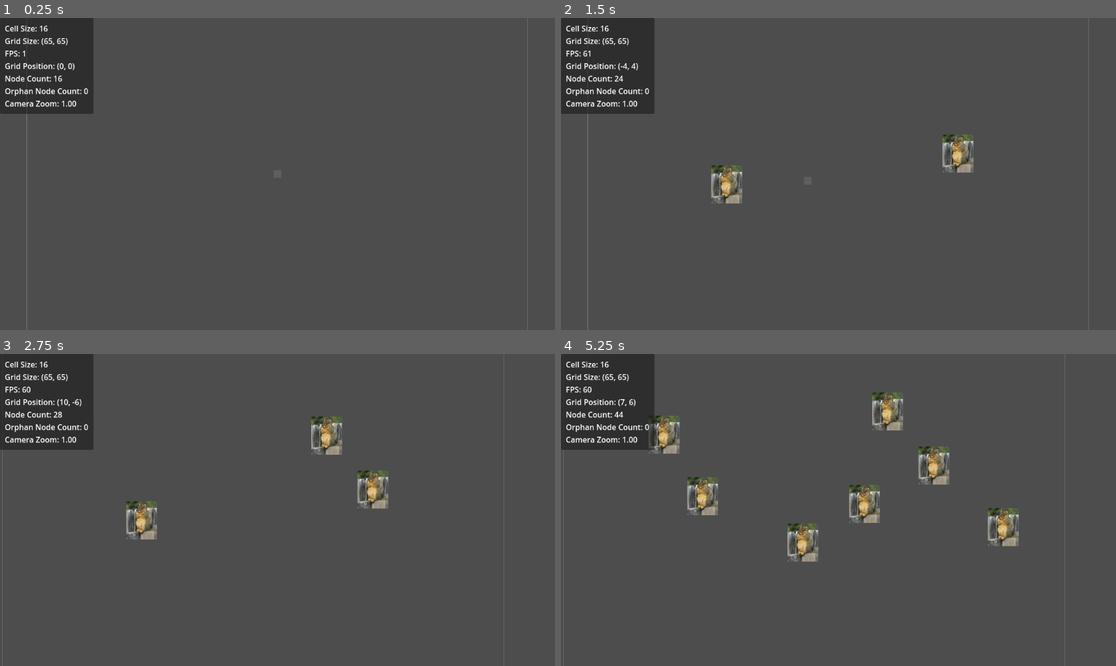
Above: before the commit, frames 1-4 (two rows, left to right).
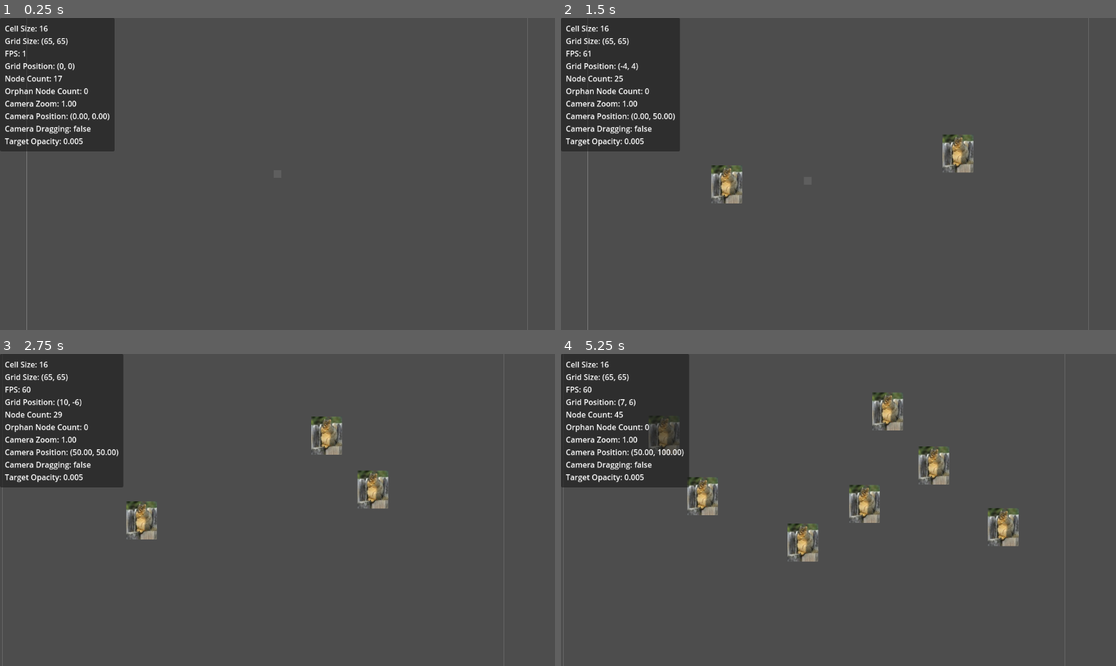
Above: after the commit, the same moments.

Repository: atomazu/vtuber-jam
Game: Godot game, scene res://main.tscn
Two runs of this game, one before a commit and one after it. Both use one fixed random seed, a clock stepped at 60 frames per second and the inputs below.
Inputs (mouse positions are in pixels of both pictures, inside the frame that each line leads up to):
- Up to frame 1 (0.25 s): no input
- Up to frame 2 (1.5 s): tap Enter at 0.5 s; move the mouse to (960, 158) at 0.52 s; tap S (cam_down) at 0.6 s; click (960, 158) at 0.67 s; tap Space at 1.25 s; drag from (727, 189) to (960, 155) at 1.27 s
- Up to frame 3 (2.75 s): tap Enter at 2 s; move the mouse to (333, 441) at 2.02 s; tap D (cam_right) at 2.1 s; click (333, 441) at 2.17 s
- Up to frame 4 (5.25 s): tap Space at 2.75, 4.25 s; drag from (810, 572) to (705, 519) at 2.77 s; tap Enter at 3.5 s; move the mouse to (1005, 556) at 3.52 s; click (1005, 556) at 3.6 s; drag from (672, 463) to (805, 566) at 4.27 s; move the mouse to (866, 510) at 5.02 s; tap S (cam_down) at 5.1 s; click (866, 510) at 5.17 s

The runs differ from the first frame. In frame 1, 3.5% of the frame differs, in the area x 0-21%, y 0-43%; in frame 2, 3.8%; in frame 3, 4.1%; in frame 4, 4.5%, in the area x 0-24%, y 0-43%.

Commit message:
move projectile type to projectile class

Diff:
--- a/building_system/building_data.gd
+++ b/building_system/building_data.gd
@@ -1,7 +1,5 @@
 class_name BuildingData
 extends Resource
-
-enum ShotType { DEFAULT, ARROW }
 
 var title: String
 var sprite_path: String
@@ -13,8 +11,9 @@
 var shot_range: float = 5.0
 var firerate: float = 1.0
 var shot_speed: float = 10.0
-var shot_type: ShotType = ShotType.DEFAULT
+var shot_type: ProjectileFactory.Type = ProjectileFactory.Type.DEFAULT
 var size: Vector2 = Vector2.ONE
+
 
 func _init(
 	new_title: String,
@@ -28,7 +27,7 @@
 	new_shot_range: float = 5.0,
 	new_firerate: float = 1.0,
 	new_shot_speed: float = 10.0,
-	new_shot_type: ShotType = ShotType.DEFAULT
+	new_shot_type: ProjectileFactory.Type = ProjectileFactory.Type.DEFAULT
 	):
 		title = new_title
 		size = new_size
--- a/building_system/building_factory.gd
+++ b/building_system/building_factory.gd
@@ -1,9 +1,6 @@
 class_name BuildingFactory
 
-enum Type {
-	ARROW_TOWER,
-	SNIPER_TOWER
-}
+enum Type { ARROW_TOWER, SNIPER_TOWER }
 
 
 static func create_building(type: Type) -> Building:
@@ -23,7 +20,7 @@
 				4.0,
 				1.0,
 				10.0,
-				BuildingData.ShotType.ARROW
+				ProjectileFactory.Type.ARROW
 			)
 		Type.SNIPER_TOWER:
 			building_data = BuildingData.new(
@@ -38,7 +35,7 @@
 				5.0,
 				2.0,
 				3.0,
-				BuildingData.ShotType.ARROW
+				ProjectileFactory.Type.ARROW
 			)
 		_:
 			push_error("Unknown building type: " + str(type))
--- a/main.tscn
+++ b/main.tscn
@@ -25,3 +25,11 @@
 grow_horizontal = 2
 grow_vertical = 2
 script = ExtResource("3_5ufib")
+
+[node name="DragIndicator" type="Control" parent="CanvasLayer" groups=["drag_indicator"]]
+layout_mode = 3
+anchors_preset = 15
+anchor_right = 1.0
+anchor_bottom = 1.0
+grow_horizontal = 2
+grow_vertical = 2
--- a/project.godot
+++ b/project.godot
@@ -67,6 +67,11 @@
 "events": [Object(InputEventKey,"resource_local_to_scene":false,"resource_name":"","device":-1,"window_id":0,"alt_press …(192 unchanged characters)…
 ]
 }
+cam_drag={
+"deadzone": 0.5,
+"events": [Object(InputEventMouseButton,"resource_local_to_scene":false,"resource_name":"","device":-1,"window_id":0,"alt_pressed":false,"shift_pressed":false,"ctrl_pressed":false,"meta_pressed":false,"button_mask":4,"position":Vector2(137, 17),"global_position":Vector2(146, 63),"factor":1.0,"button_index":3,"canceled":false,"pressed":true,"double_click":false,"script":null)
+]
+}
 
 [rendering]
 
--- a/projectile_system/projectile.gd
+++ b/projectile_system/projectile.gd
@@ -10,22 +10,24 @@
 
 
 func _init(projectile_data: ProjectileData):
-    speed = projectile_data.speed * projectile_data.speed_modifier
-    sprite_path = projectile_data.sprite_path
-    damage = projectile_data.damage
-    target = projectile_data.target
-    sprite = Sprite2D.new()
-    location = projectile_data.location
-    sprite.texture = load(sprite_path)
+	speed = projectile_data.speed * projectile_data.speed_modifier
+	sprite_path = projectile_data.sprite_path
+	damage = projectile_data.damage
+	target = projectile_data.target
+	sprite = Sprite2D.new()
+	location = projectile_data.location
+	sprite.texture = load(sprite_path)
+
 
 func _ready():
-    add_child(sprite)
-    spawn()
-    flying()
+	add_child(sprite)
+	spawn()
+	flying()
 
 
 func spawn():
-    position = location
+	position = location
+
 
 func flying():
-    pass
+	pass
--- a/projectile_system/projectile_data.gd
+++ b/projectile_system/projectile_data.gd
@@ -10,9 +10,9 @@
 
 
 func _init(new_sprite_path, new_damage: int, new_speed_modifier: float, new_speed: float, new_target, spawn):
-    sprite_path = new_sprite_path
-    damage = new_damage
-    speed_modifier = new_speed_modifier
-    speed = new_speed
-    target = new_target
-    location = spawn
+	sprite_path = new_sprite_path
+	damage = new_damage
+	speed_modifier = new_speed_modifier
+	speed = new_speed
+	target = new_target
+	location = spawn
--- a/projectile_system/projectile_factory.gd
+++ b/projectile_system/projectile_factory.gd
@@ -1,9 +1,11 @@
 class_name ProjectileFactory
 
+enum Type { DEFAULT, ARROW }
 
-static func create_projectile(type: BuildingData.ShotType, damage: int, speed_modifier: float, target, spawn) -> Projectile:
+
+static func create_projectile(type: Type, damage: int, speed_modifier: float, target, spawn) -> Projectile:
 	match type:
-		BuildingData.ShotType.ARROW:
+		Type.ARROW:
 			return Projectile.new(
 				ProjectileData.new(
 					"res://assets/Arrow.jpeg",
--- a/singletons/camera.gd
+++ b/singletons/camera.gd
@@ -1,4 +1,7 @@
 extends Camera2D
+
+
+@onready var drag_indicator: Control = get_tree().get_first_node_in_group("drag_indicator")
 
 @export var cam_speed: float = 750.0
 @export var zoom_speed: float = 70.0
@@ -6,15 +9,16 @@
 @export var max_zoom: float = 6.0
 @export var camera_bounds: Vector2 = Vector2(
 	Grid.cell_size * Grid.grid_size.x / 2,
-	Grid.cell_size * Grid.grid_size.y / 2
-	)
+	Grid.cell_size * Grid.grid_size.y / 2 )
 
 var target_zoom: Vector2 = zoom
 var velocity: Vector2 = Vector2.ZERO
 var target_opacity: float = 0.25
+var dragging: bool = false
+var drag_start: Vector2 = Vector2.ZERO
 
 
-func _init() -> void:
+func _ready() -> void:
 	zoom = Vector2.ONE * 3
 
 
@@ -23,13 +27,14 @@
 	update_zoom(delta)
 	update_opacity(delta)
 	apply_bounds()
-	Debug.add_debug_info("Camera Zoom", "%0.2f" % ((zoom.x + zoom.y) / 2))
+	update_debug_info()
 
 
 func update_movement(delta: float) -> void:
-	velocity = get_input_velocity() * delta / zoom
-	position += velocity
-	velocity = Vector2.ZERO
+	if not dragging:
+		velocity = get_input_velocity() * delta / zoom
+		position += velocity
+		velocity = Vector2.ZERO
 
 
 func update_zoom(delta: float) -> void:
@@ -63,3 +68,22 @@
 				target_zoom *= 1.1
 			MOUSE_BUTTON_WHEEL_DOWN:
 				target_zoom *= 0.9
+			MOUSE_BUTTON_MIDDLE:
+				if event.pressed:
+					dragging = true
+					drag_start = event.position
+					drag_indicator.set_default_cursor_shape(Control.CURSOR_DRAG)
+				else:
+					dragging = false
+					drag_indicator.set_default_cursor_shape(Control.CURSOR_ARROW)
+	elif event is InputEventMouseMotion:
+		if dragging:
+			position += (drag_start - event.position) / zoom
+			drag_start = event.position
+
+
+func update_debug_info() -> void:
+	Debug.add_debug_info("Camera Zoom", "%0.2f" % ((zoom.x + zoom.y) / 2))
+	Debug.add_debug_info("Camera Position", "(%0.2f, %0.2f)" % [position.x, position.y])
+	Debug.add_debug_info("Camera Dragging", str(dragging))
+	Debug.add_debug_info("Target Opacity", "%0.3f" % target_opacity)
--- a/tests/tests.tscn
+++ b/tests/tests.tscn
@@ -75,6 +75,14 @@
 focus_mode = 0
 text = "Exit"
 
+[node name="DragIndicator" type="Control" parent="CanvasLayer" groups=["drag_indicator"]]
+layout_mode = 3
+anchors_preset = 15
+anchor_right = 1.0
+anchor_bottom = 1.0
+grow_horizontal = 2
+grow_vertical = 2
+
 [node name="ExamList" type="Node" parent="."]
 
 [node name="BuildingManagerTest" type="Node" parent="ExamList"]
